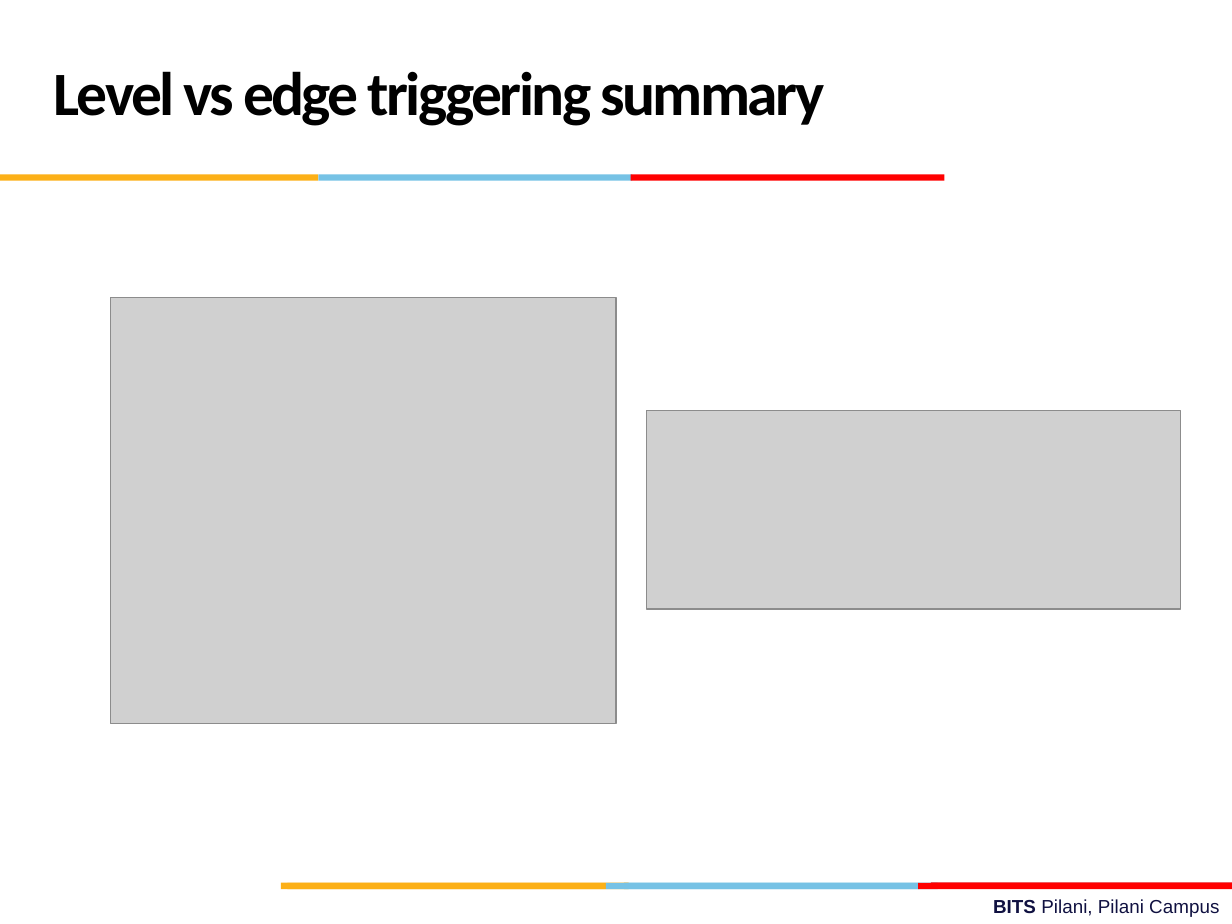
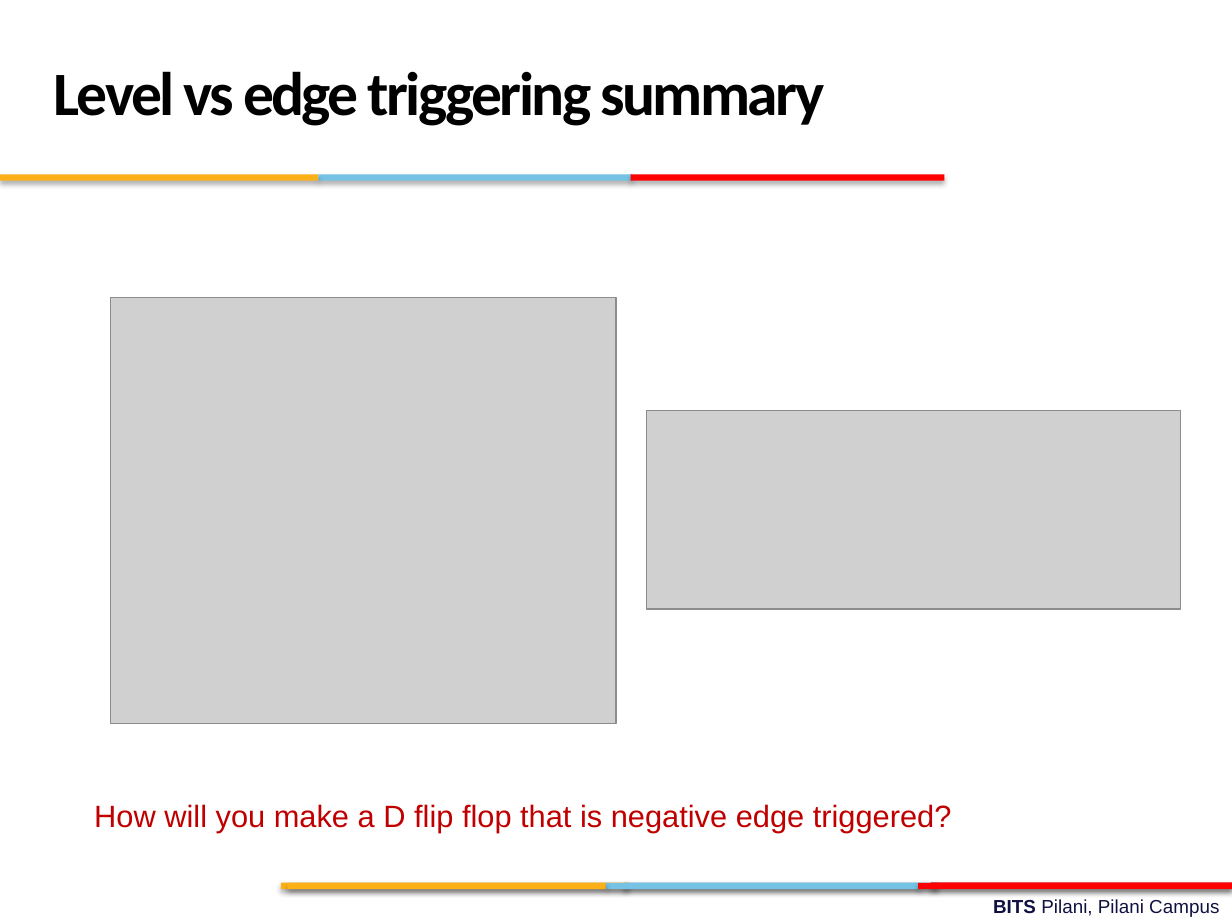
Before and after one commit to gsaurabhr-teaching/f215-2026, a slide deck: slide 9 of Lec-17.pptx. Drawn at 1232x924 pixels with LibreOffice and Linux fonts; fonts in the diff are those of the drawing; grey boxes stand for pictures; background and template pictures are left out. Boxes give left, top, right and bottom in pixels: in the first picture for what was removed or moved away, otherwise in the second. Text is boxed around its words. In the diff, an @@ line names an element or a change of style, - is before the commit and + after.

```diff
--- a/Lec-17.pptx
+++ b/Lec-17.pptx
@@ shadow on in 9 elements at [623, 882, 938, 888], [931, 882, 1232, 888], [281, 882, 628, 888], [606, 883, 920, 890], [287, 883, 605, 890], [918, 883, 1232, 890], [318, 175, 632, 181], [0, 175, 318, 181], [631, 175, 945, 181] @@
@@ text added at [94, 804, 952, 832], 18 pt, text #C00000 @@
+How will you make a D flip flop that is negative edge triggered?
```
Also in this commit, not shown: 19 other slides changed, 2 slides added, 1 slide removed.
